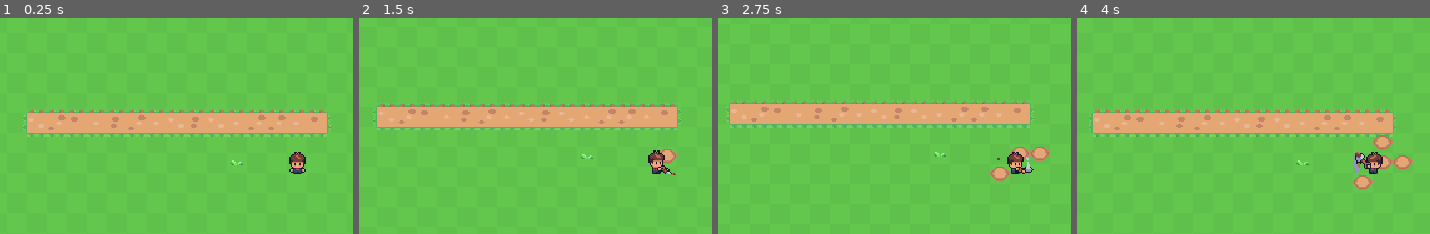
Above: before the commit, frames 1-4 (left to right).
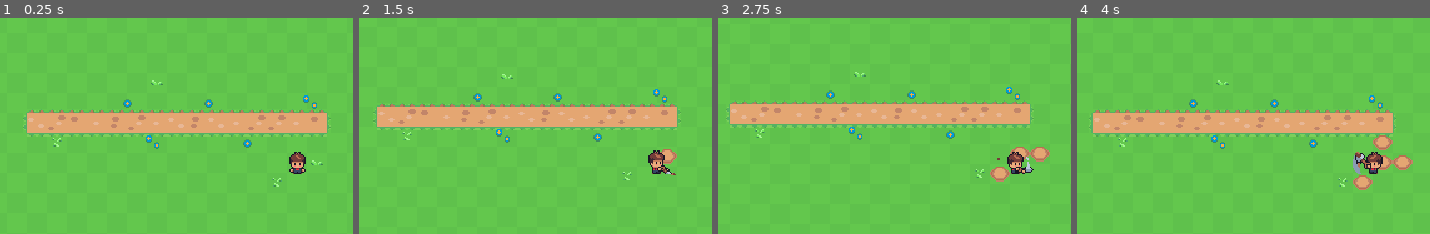
Above: after the commit, the same moments.

Repository: orange-GuandeLi/orange-farm
Game: Godot game, scene res://scenes/main.tscn
Same seed, same stepped clock (60 frames per second), same inputs: the game is played once before the commit and once after it.
Inputs:
- Up to frame 1 (0.25 s): no input
- Up to frame 2 (1.5 s): hold D (move_right) 0.53-1.28 s; tap Space (use_tool) at 0.6, 1.35 s; hold S (move_down) from 1.28 s (still down)
- Up to frame 3 (2.75 s): release S (move_down) at 2.03 s; hold D (move_right) from 2.03 s (still down); tap Space (use_tool) at 2.1 s
- Up to frame 4 (4 s): release D (move_right) at 2.78 s; hold W (move_up) 2.78-3.53 s; tap Space (use_tool) at 2.85, 3.6 s; hold A (move_left) from 3.53 s (still down)

The runs differ from the first frame. In frame 1, 0.6% of the frame differs, in the area x 14-92%, y 28-79%; in frame 2, 0.6%; in frame 3, 0.6%; in frame 4, 0.6%.

Commit message:
feat(farm): 种下花草（植被层 9 株：5 花 + 4 草）
植被层从 1 格扩到 9 格：主图集 5 朵花（atlas 31,1 x3 / 33,1 x2）+ 草丛图 4 丛（atlas 0,0 x2 / 1,0 x2）。
范围 x[47..60] y[29..34]，分布在道路两侧与出生点周围。
花和草分属不同 source，同一格只能放一个 tile，不会互相重叠。
交给 vegetation_sway.gd 接管摇摆，still_ratio=0.9，即一成随风动。

Diff:
--- a/scenes/main.tscn
+++ b/scenes/main.tscn
@@ -2343,7 +2343,6 @@
 size = Vector2(16, 1096)
 
 [node name="Main" type="Node2D" unique_id=384196172]
-position = Vector2(1, 0)
 
 [node name="Ground" type="TileMapLayer" parent="." unique_id=2136841265]
 tile_map_data = PackedByteArray("AAAAAAAAAAABAAEAAAAAAAEAAAACAAEAAAAAAAIAAAABAAEAAAAAAAMAAAACAAEAAAAAAAQAAAABAAEAAAAAAA …(130480 unchanged characters)…
@@ -2354,7 +2353,7 @@
 tile_set = SubResource("TileSet_o5qli")
 
 [node name="Vegetation" type="TileMapLayer" parent="." unique_id=1432039098]
-tile_map_data = PackedByteArray("AAA4ACEAAQAAAAAAAAA=")
+tile_map_data = PackedByteArray("AAA4ACAAAAAfAAEAAQA2AB4AAAAfAAEAAQAyAB4AAAAfAAEAAQAzACAAAAAhAAEAAQA7AB4AAAAhAAEAAQA8ACEAAQAAAAAAAAA0AB0AAQAAAAAAAAAvACAAAQABAAAAAAA6ACIAAQABAAAAAAA=")
 tile_set = SubResource("TileSet_o5qli")
 script = ExtResource("3_jkv2x")
 still_ratio = 0.9
